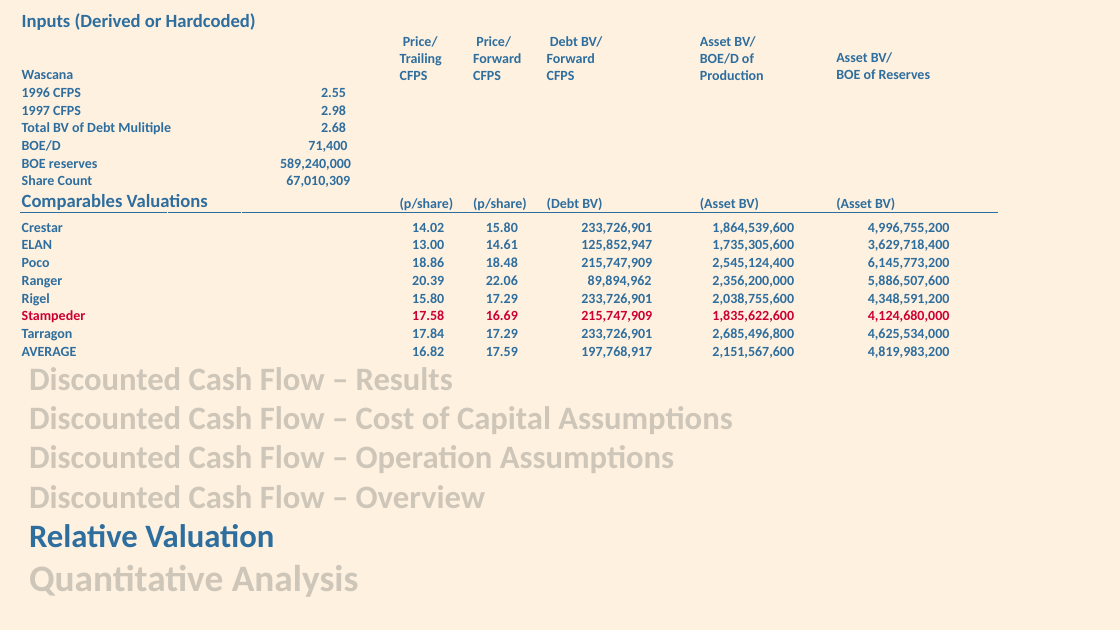
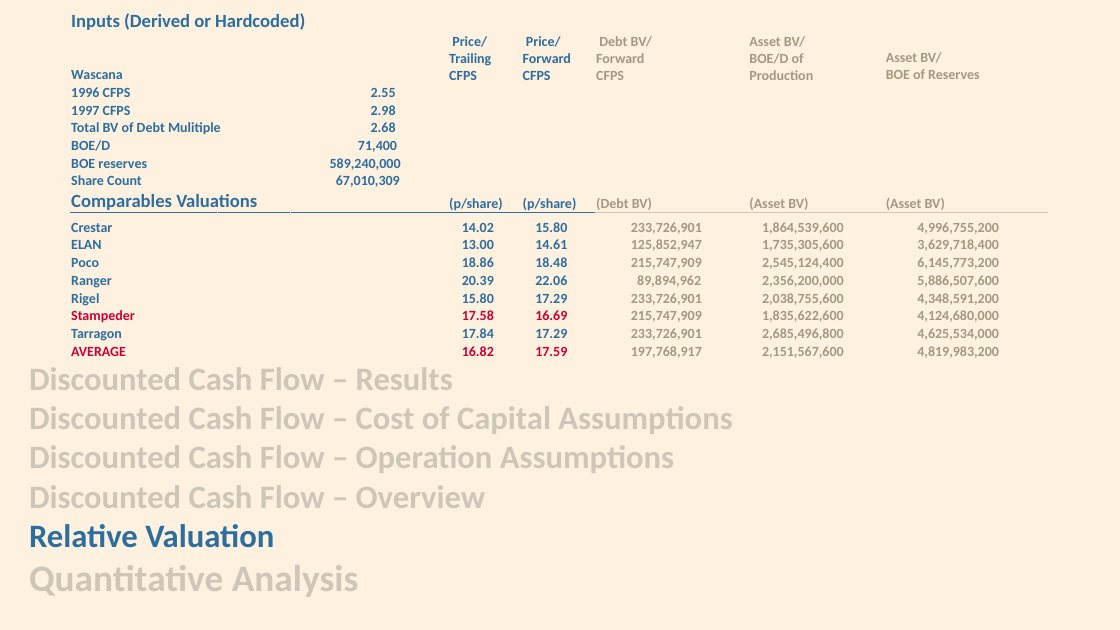
Before and after one commit to shouyang/Personal-Website, a slide deck: slide 11 of docs/FIn 422 Case Presentation - v.FINAL.pptx. Drawn at 1120x630 pixels with LibreOffice and Linux fonts; fonts in the diff are those of the drawing. Boxes give left, top, right and bottom in pixels: in the first picture for what was removed or moved away, otherwise in the second. Text is boxed around its words. In the diff, an @@ line names an element or a change of style, - is before the commit and + after.

```diff
--- a/docs/FIn 422 Case Presentation - v.FINAL.pptx
+++ b/docs/FIn 422 Case Presentation - v.FINAL.pptx
@@ table at bbox=[71, 8, 1048, 362] @@
@@ text colour #2E6E9E to #A69780 in "Debt BV/", "Forward", "CFPS", "Asset BV/" and 28 more places @@
@@ text colour #CC0033 to #A69780 in "215,747,909", "1,835,622,600", "4,124,680,000" @@
@@ text colour #2E6E9E to #CC0033 in "AVERAGE", "16.82", "17.59" @@
@@ borders changed @@
@@ table: place and size @@
-table at bbox=[21, 8, 998, 362]
+table at bbox=[71, 8, 1048, 362]
```
Also in this commit, not shown: 8 other slides changed, 4 slides added, 7 other files.
